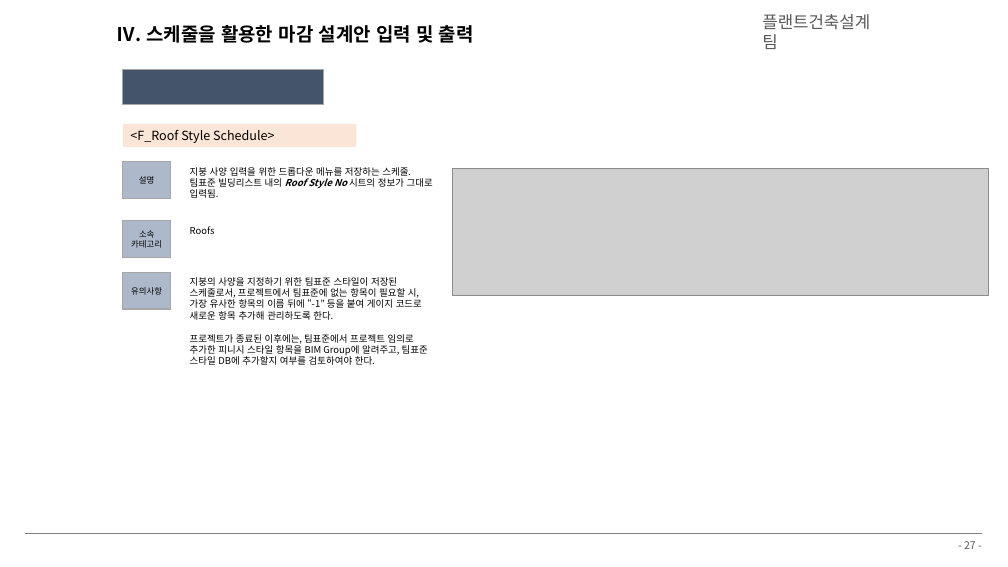
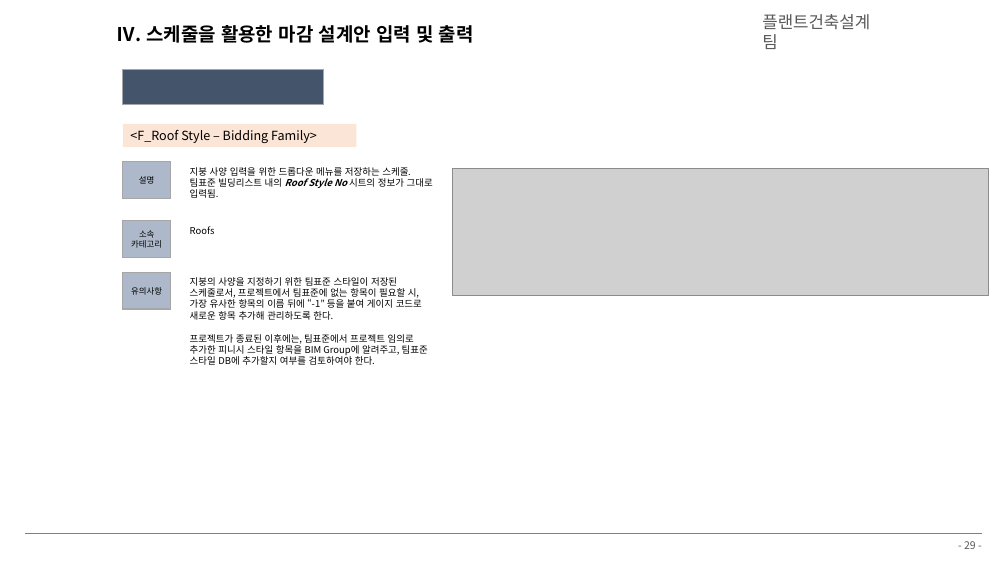
Before and after one commit to hnanmal/mQ, a slide deck: slide 29 of etc/_팀교육/플랜트건축설계팀_BIM 팀 교육자료(2024).pptx (slide 27 before the commit). Drawn at 1008x567 pixels with LibreOffice and Linux fonts; fonts in the diff are those of the drawing; grey boxes stand for pictures; background and template pictures are left out. Boxes give left, top, right and bottom in pixels: in the first picture for what was removed or moved away, otherwise in the second. Text is boxed around its words. In the diff, an @@ line names an element or a change of style, - is before the commit and + after.

```diff
--- a/etc/_팀교육/플랜트건축설계팀_BIM 팀 교육자료(2024).pptx
+++ b/etc/_팀교육/플랜트건축설계팀_BIM 팀 교육자료(2024).pptx
@@ text in rectangle at [130,130,317,143]: text changed @@
-<F_Roof Style Schedule>
+<F_Roof Style – Bidding Family>
@@ page number at [964,541,976,549]: text changed @@
-- 27 -
+- 29 -
```
Also in this commit, not shown: 3 other slides changed, 2 slides added, 3 other files.
